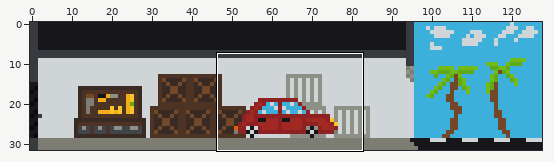
Two states of a pixel-art file, Assets/Resources/Environment/garage.aseprite. Above, an overview of the earlier version with the close-up marked.
Close-up. Before the edit:
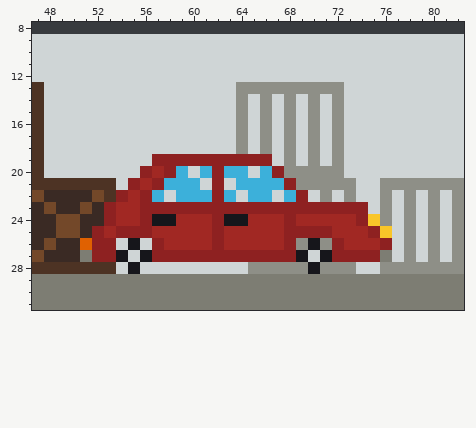
128x32 pixels, 1 frame. Shown: x 47..82, y 8..31.
After:
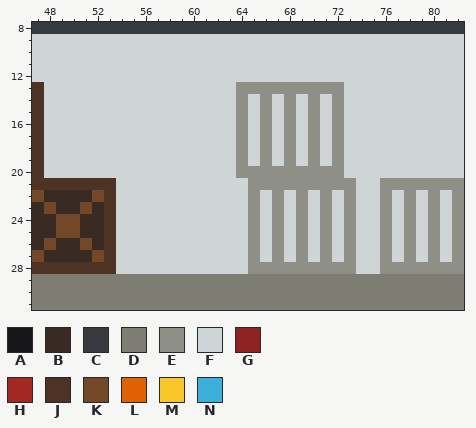
Palette (. is transparent): A #16161b  B #3a2a24  C #373a3e  D #7d7d73  E #8e8f87  F #cfd5d6  G #8e2121  H #a12823  J #4d3324  K #734829  L #e06101  M #f9c629  N #3cb0da
What changed:
layer "Car" now hidden
Changed rows in their new state; - is an unchanged pixel.
first column x 51:
19 ------FFFFFFFEFE----------
20 -----FFFF-FFFEEEE---------
21 ----FFFFFF-F-FEEEE--------
22 ---FFFF-FFFFF-EFEFE-------
23 --JFFFFFFFFFFFEFEFEFEFEF--
24 --JFFFFFFFFFFFEFEFEFEFEFF-
25 -BJFFFFFFFFFFFEFEFEFEFEFFE
26 KBJ-F-FFFFFFFFEFEF-F-FEFFE
27 BKJF-FFFFFFFFFEFEFE-EFEFFE
28 ----F--------------E------
Pixel boxes of the changes (left, top, right, bottom) in both close-ups:
changed: (80, 154, 392, 274)
